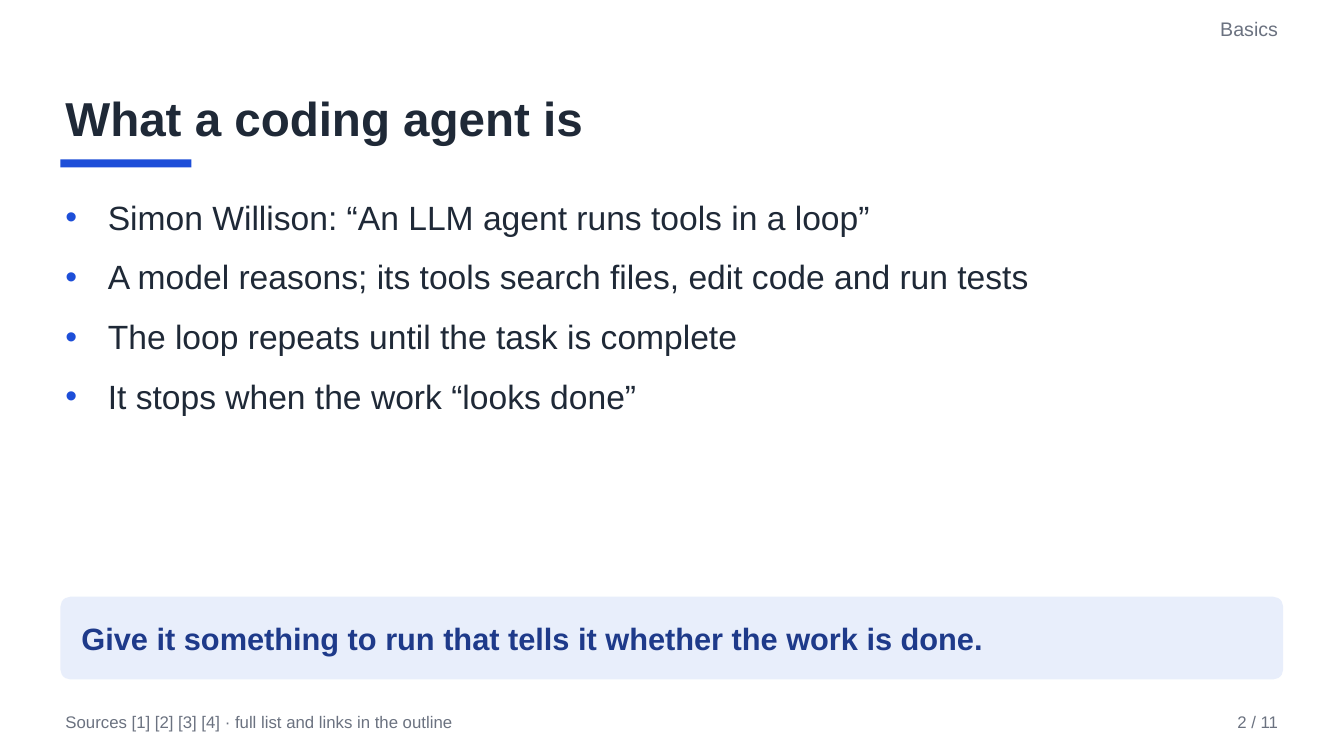
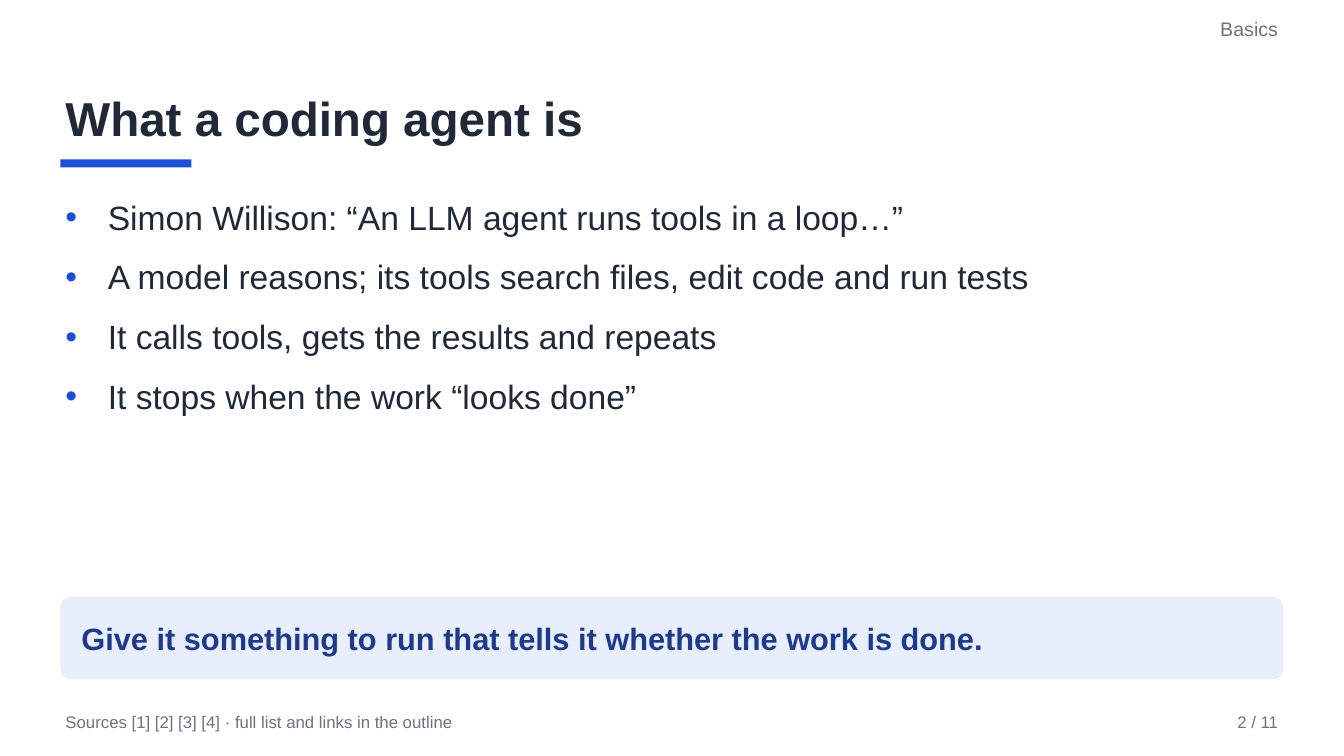
Before and after one commit to AnilKerai/applied-ai-handbook, a slide deck: slide 2 of 4-build/talk-working-with-coding-agents.pptx. Drawn at 1344x756 pixels with LibreOffice and Linux fonts; fonts in the diff are those of the drawing. Boxes give left, top, right and bottom in pixels: in the first picture for what was removed or moved away, otherwise in the second. Text is boxed around its words. In the diff, an @@ line names an element or a change of style, - is before the commit and + after.

Commit message:
Talks: working with coding agents, review fixes

```diff
--- a/4-build/talk-working-with-coding-agents.pptx
+++ b/4-build/talk-working-with-coding-agents.pptx
@@ text at (108, 205, 903, 237): text changed @@
-• Simon Willison: “An LLM agent runs tools in a loop”
+• Simon Willison: “An LLM agent runs tools in a loop…”
@@ text at (108, 324, 716, 356): text changed @@
-• The loop repeats until the task is complete
+• It calls tools, gets the results and repeats
```
Also in this commit, not shown: 6 other slides changed, 1 other file.
